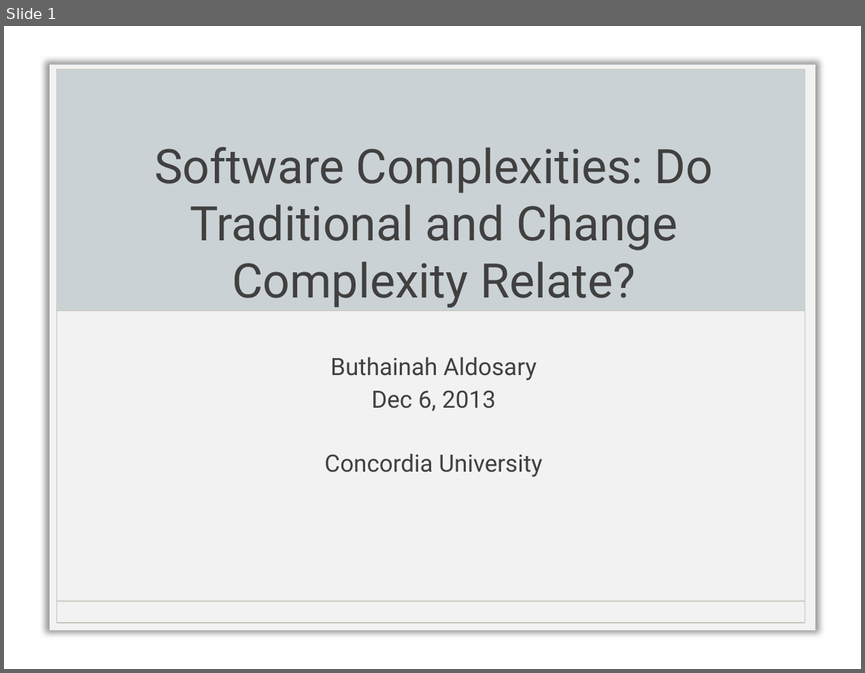
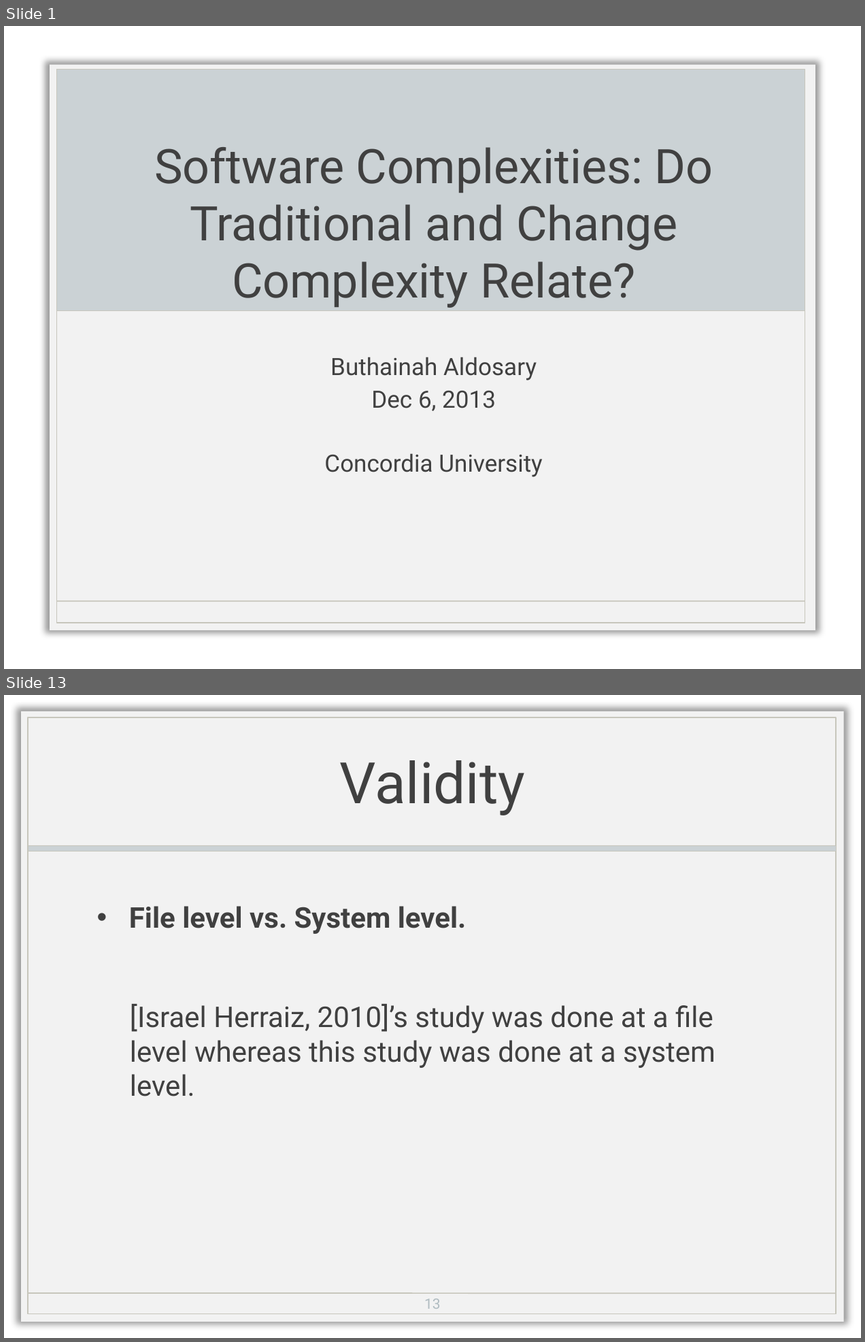
Before and after one commit to Sidharath/change_complexity, a slide deck: Complexity_Buthainah.pptx. Shown one above the other, each under a label of ours: slide 1 before the commit, slides 1 and 13 after it; the slides between them are not shown. The pictures are 865x673 and 865x1342 pixels, drawn with LibreOffice and Linux fonts; fonts in the diff are those of the drawing; background and template pictures are left out. Boxes give left, top, right and bottom in pixels: in the first picture for what was removed or moved away, otherwise in the second. Text is boxed around its words. In the diff, an @@ line names an element or a change of style, - is before the commit and + after.

```diff
--- a/Complexity_Buthainah.pptx
+++ b/Complexity_Buthainah.pptx
@@ slide 13 added at bbox=[4, 695, 861, 1338], background picture (left out) @@
@@ title added at bbox=[339, 760, 525, 815], 48 pt, text #404040 @@
+Validity
@@ group added at bbox=[21, 711, 844, 1321]: 3 rectangles, 1 line @@
@@ text added at bbox=[129, 906, 715, 1096], 24 pt, text #404040 @@
+• File level vs. System level.
+  [Israel Herraiz, 2010]’s study was done at a file level whereas this study was done at a system level.
@@ page number added at bbox=[424, 1298, 441, 1308], 12 pt, text #B0BCC1 @@
+13
```
Also in this commit, not shown: 1 slide changed, 12 other slides added, 5 slides removed, 1 other file.
